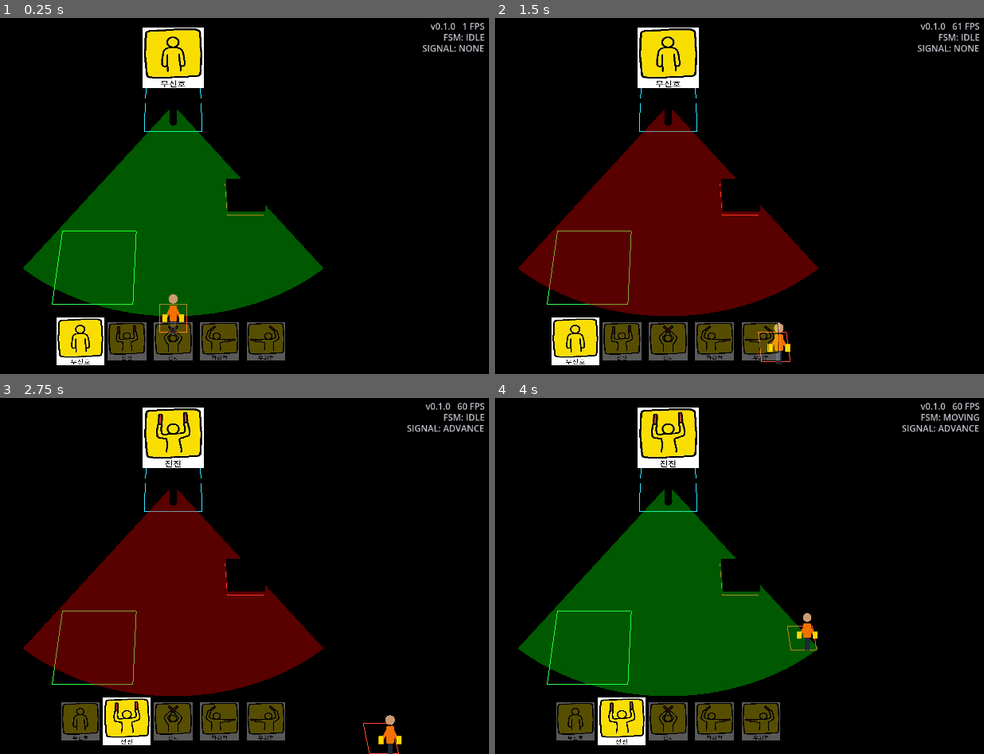
Above: before the commit, frames 1-4 (two rows, left to right).
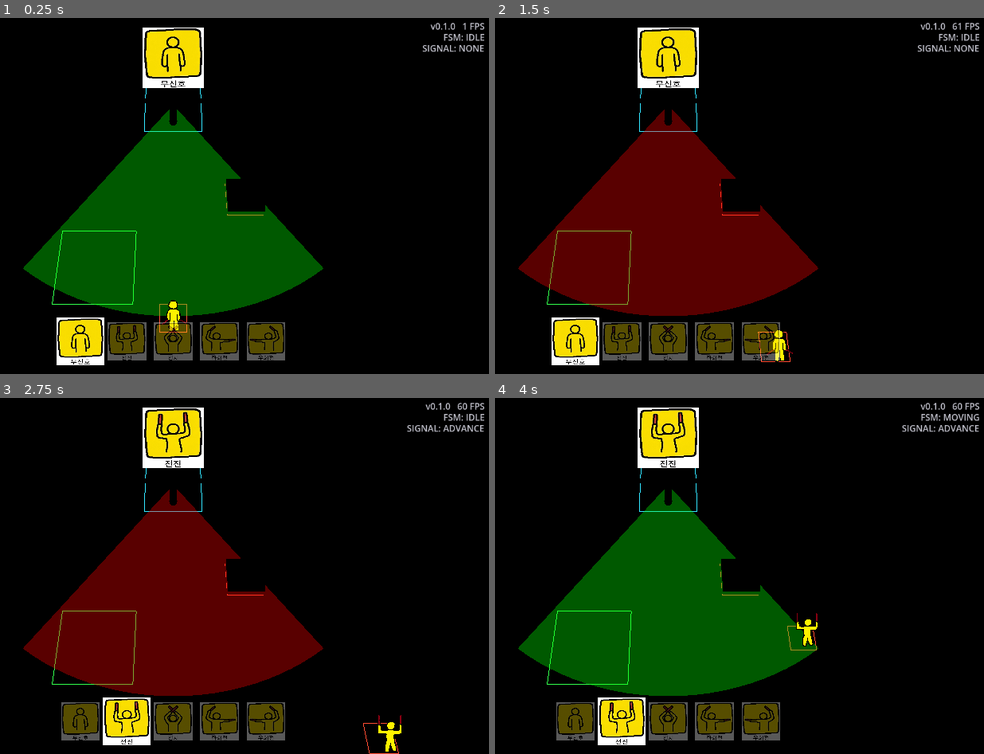
Above: after the commit, the same moments.

Repository: Leusin/project-godot-airport-marshaling-game
Game: Godot game, scene res://src/core/main_game/Main.tscn
Same seed, same stepped clock (60 frames per second), same inputs: the game is played once before the commit and once after it.
Inputs:
- Up to frame 1 (0.25 s): no input
- Up to frame 2 (1.5 s): tap Enter (ui_accept) at 0.5, 0.77 s; hold D (move_right) 0.53-1.28 s; hold Up (signal_advance) 0.53-1.28 s; hold S (move_down) from 1.28 s (still down); tap Up (signal_advance) at 1.35 s
- Up to frame 3 (2.75 s): tap Enter (ui_accept) at 1.52, 2 s; release S (move_down) at 2.03 s; hold D (move_right) from 2.03 s (still down); hold Up (signal_advance) from 2.03 s (still down)
- Up to frame 4 (4 s): release D (move_right) at 2.78 s; release Up (signal_advance) at 2.78 s; hold W (move_up) 2.78-3.53 s; tap Up (signal_advance) at 2.85 s; tap Enter (ui_accept) at 3.02, 3.77 s; hold A (move_left) from 3.53 s (still down); hold Up (signal_advance) from 3.53 s (still down)

The runs differ from the first frame. In frame 1, 0.3% of the frame differs, in the area x 33-39%, y 77-89%; in frame 2, 0.3%; in frame 3, 0.3%, in the area x 77-83%, y 89-100%; in frame 4, 0.3%.

Commit message:
feat: 마샬러 실제 스프라이트 적용 (그림판 손그림, 5종 신호)
사용자가 그림판으로 그린 마샬러(플랫컬러+검은윤곽선) 5장을 assets/sprites/marshaller/에 반영.
marshaller_sprite.gd: 현재 SignalInput 값에 따라 Sprite3D 텍스처를 실시간 전환.
임시 SVG 플레이스홀더 제거.

Co-Authored-By: Claude Sonnet 4.6 <noreply@anthropic.com>

Diff:
--- a/assets/sprites/marshaller_placeholder.svg
+++ /dev/null
@@ -1,19 +0,0 @@
-<svg viewBox="0 0 140 280" xmlns="http://www.w3.org/2000/svg">
-  <!-- 임시 마샬러 플레이스홀더 (정면). 나중에 실제 스프라이트로 교체 -->
-  <!-- 다리 -->
-  <rect x="56" y="182" width="13" height="84" rx="3" fill="#20293a"/>
-  <rect x="71" y="182" width="13" height="84" rx="3" fill="#20293a"/>
-  <!-- 팔 (A 포즈) -->
-  <path d="M58 112 L24 176" stroke="#f27208" stroke-width="15" stroke-linecap="round"/>
-  <path d="M82 112 L116 176" stroke="#f27208" stroke-width="15" stroke-linecap="round"/>
-  <!-- 몸통(하이비스 조끼) -->
-  <rect x="47" y="96" width="46" height="94" rx="7" fill="#f27208"/>
-  <!-- 머리 -->
-  <circle cx="70" cy="60" r="27" fill="#cc9a72"/>
-  <!-- 손 -->
-  <circle cx="23" cy="178" r="10" fill="#cc9a72"/>
-  <circle cx="117" cy="178" r="10" fill="#cc9a72"/>
-  <!-- 마샬링 배트(패널) -->
-  <rect x="6" y="150" width="28" height="44" rx="4" fill="#ffd60a" stroke="#c9a400" stroke-width="2.5"/>
-  <rect x="106" y="150" width="28" height="44" rx="4" fill="#ffd60a" stroke="#c9a400" stroke-width="2.5"/>
-</svg>
--- a/src/core/main_game/Main.tscn
+++ b/src/core/main_game/Main.tscn
@@ -16,7 +16,7 @@
 [ext_resource type="Script" path="res://src/core/utils/screen_clamp.gd" id="14_screen_clamp_script"]
 [ext_resource type="Script" path="res://src/debug/collision_debug_visual.gd" id="15_collision_debug_script"]
 [ext_resource type="PackedScene" path="res://assets/models/aircraft.glb" id="16_aircraft_model"]
-[ext_resource type="Texture2D" path="res://assets/sprites/marshaller_placeholder.svg" id="17_marshaller_sprite"]
+[ext_resource type="Script" path="res://src/gameplay/marshaller/marshaller_sprite.gd" id="17_marshaller_sprite_script"]
 
 [sub_resource type="BoxMesh" id="BoxMesh_obstacle"]
 size = Vector3(1.5, 1.0, 1.5)
@@ -83,7 +83,7 @@
 pixel_size = 0.006
 billboard = 1
 texture_filter = 0
-texture = ExtResource("17_marshaller_sprite")
+script = ExtResource("17_marshaller_sprite_script")
 
 [node name="MoveInput" type="Node" parent="World/EntityRoot/Marshaller"]
 script = ExtResource("2_move_input_script")
--- /dev/null
+++ b/src/gameplay/marshaller/marshaller_sprite.gd
@@ -0,0 +1,32 @@
+extends Sprite3D
+## 마샬러 2.5D 빌보드 스프라이트. 현재 수신호에 맞춰 텍스처를 바꿔 낀다.
+## 판정에는 관여하지 않고 SignalInput의 현재 값을 그대로 시각화한다 (signal_indicator_hud.gd와 동일 패턴).
+
+const SignalInputScript = preload("res://src/gameplay/marshaller/signal_input.gd")
+const SceneQuery = preload("res://src/core/utils/scene_query.gd")
+const GameGroups = preload("res://src/core/game_groups.gd")
+
+const ICON_PATHS := {
+	SignalInputScript.SignalType.NONE: "res://assets/sprites/marshaller/signal_none.png",
+	SignalInputScript.SignalType.ADVANCE: "res://assets/sprites/marshaller/signal_advance.png",
+	SignalInputScript.SignalType.STOP: "res://assets/sprites/marshaller/signal_stop.png",
+	SignalInputScript.SignalType.TURN_LEFT: "res://assets/sprites/marshaller/signal_turn_left.png",
+	SignalInputScript.SignalType.TURN_RIGHT: "res://assets/sprites/marshaller/signal_turn_right.png",
+}
+
+var _signal_input: SignalInputScript
+var _textures: Dictionary = {}
+
+func _ready() -> void:
+	_signal_input = SceneQuery.get_singleton(get_tree(), GameGroups.SIGNAL_INPUT, "MarshallerSprite")
+	for sig in ICON_PATHS:
+		_textures[sig] = load(ICON_PATHS[sig])
+	texture = _textures[SignalInputScript.SignalType.NONE]
+
+func _process(_delta: float) -> void:
+	if _signal_input == null:
+		return
+	var current: SignalInputScript.SignalType = _signal_input.get_signal()
+	var tex: Texture2D = _textures.get(current)
+	if tex != null and tex != texture:
+		texture = tex
Binary file added: assets/sprites/marshaller/signal_advance.png
Not shown, added: assets/sprites/marshaller/signal_advance.png.import
Binary file added: assets/sprites/marshaller/signal_none.png
Not shown, added: assets/sprites/marshaller/signal_none.png.import
Binary file added: assets/sprites/marshaller/signal_stop.png
Not shown, added: assets/sprites/marshaller/signal_stop.png.import
Binary file added: assets/sprites/marshaller/signal_turn_left.png
Not shown, added: assets/sprites/marshaller/signal_turn_left.png.import
Binary file added: assets/sprites/marshaller/signal_turn_right.png
Not shown, changed: assets/sprites/marshaller/signal_turn_right.png.import
